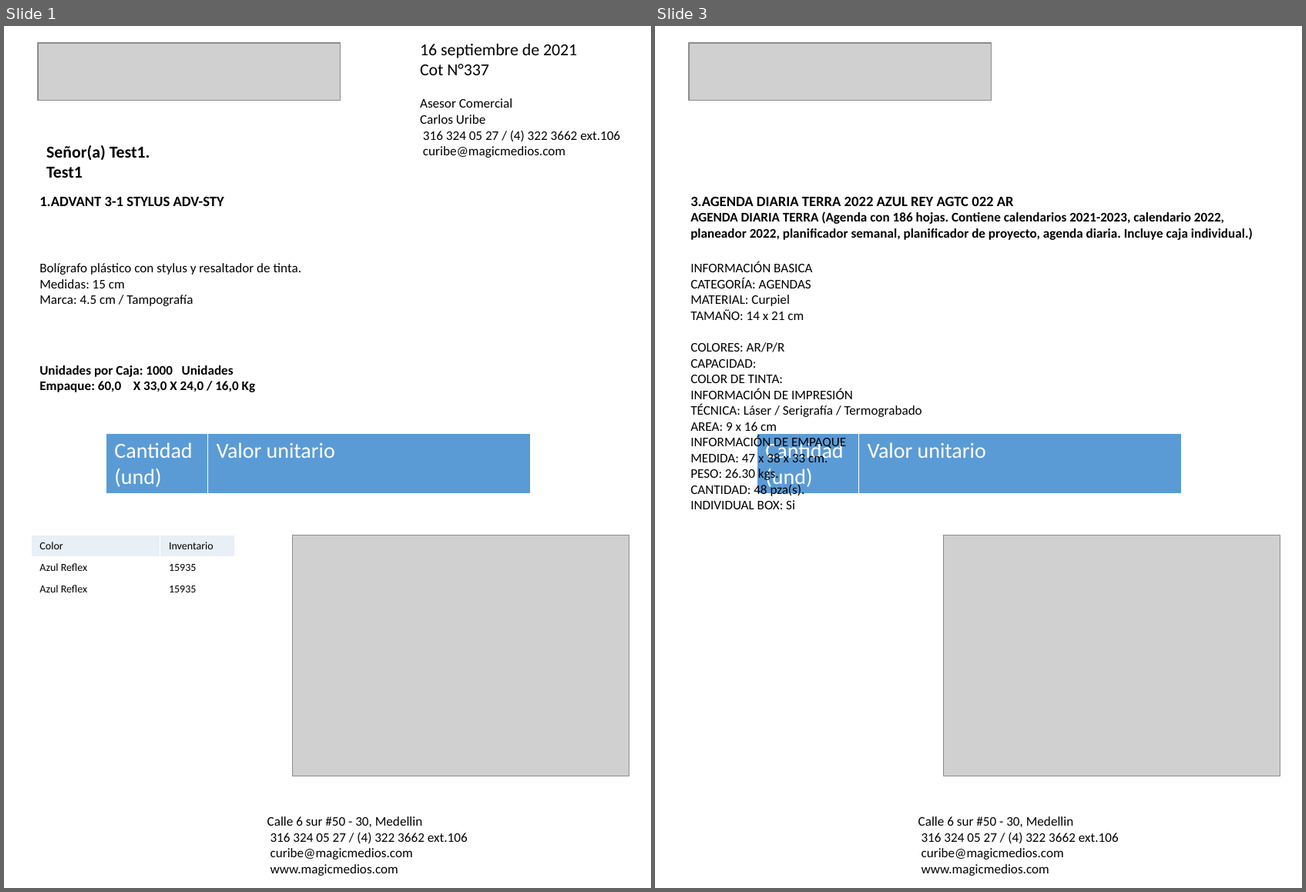
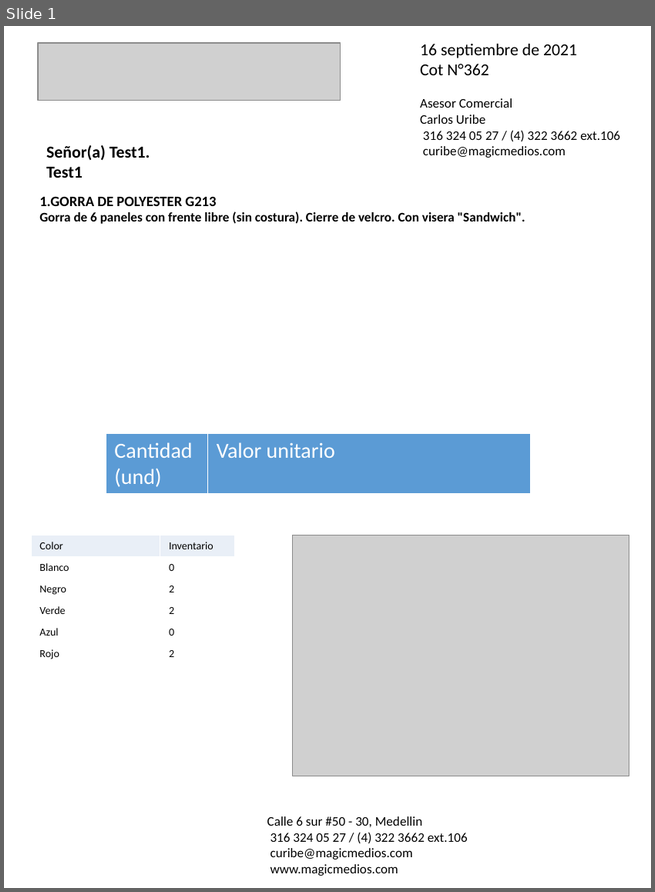
Before and after one commit to felipeospina21/MagicMedios, a slide deck: cotizaciones/cotización_Test1.pptx. Shown side by side, each under a label of ours: slides 1 and 3 before the commit, slide 1 after it; the slides between them are not shown. The pictures are 1306x892 and 655x892 pixels, drawn with LibreOffice and Linux fonts; fonts in the diff are those of the drawing; grey boxes stand for pictures. Boxes give left, top, right and bottom in pixels: in the first picture for what was removed or moved away, otherwise in the second. Text is boxed around its words. In the diff, an @@ line names an element or a change of style, - is before the commit and + after.

```diff
--- a/cotizaciones/cotización_Test1.pptx
+++ b/cotizaciones/cotización_Test1.pptx
@@ slide 3 removed at [655,26,1302,888], background #FFFFFF @@
@@ picture removed at [689,43,991,101] @@
@@ text removed at [690,196,1014,206] @@
-3.AGENDA DIARIA TERRA 2022 AZUL REY AGTC 022 AR
@@ text removed at [690,212,1253,240] @@
-AGENDA DIARIA TERRA (Agenda con 186 hojas. Contiene calendarios 2021-2023, calendario 2022, planeador 2022, planificador semanal, planificador de proyecto, agenda diaria. Incluye caja individual.)
@@ text removed at [690,262,922,510] @@
-INFORMACIÓN BASICA
-CATEGORÍA: AGENDAS
-MATERIAL: Curpiel
-TAMAÑO: 14 x 21 cm
-COLORES: AR/P/R
-CAPACIDAD:
-COLOR DE TINTA:
-INFORMACIÓN DE IMPRESIÓN
-TÉCNICA: Láser / Serigrafía / Termograbado
-AREA: 9 x 16 cm
-INFORMACIÓN DE EMPAQUE
-MEDIDA: 47 x 38 x 33 cm.
-PESO: 26.30 kgs.
-CANTIDAD: 48 pza(s).
-INDIVIDUAL BOX: Si
@@ table removed at [757,433,1181,493], 3 rows, 2 columns @@
-Cantidad (und) | Valor unitario
- | 
- | 
@@ picture removed at [944,536,1280,778] @@
@@ text removed at [918,817,1119,876] @@
-Calle 6 sur #50 - 30, Medellin
-316 324 05 27 / (4) 322 3662 ext.106
-curibe@magicmedios.com
-www.magicmedios.com
@@ slide 1 changed as well @@
@@ text at [420,64,489,75]: text changed @@
-Cot N°337
+Cot N°362
@@ text at [39,196,216,206]: text changed @@
-1.ADVANT 3-1 STYLUS ADV-STY
+1.GORRA DE POLYESTER G213
@@ text added at [39,212,525,224], 11 pt, text #000000, bold @@
+Gorra de 6 paneles con frente libre (sin costura). Cierre de velcro. Con visera "Sandwich".
@@ text removed at [39,263,301,306] @@
-Bolígrafo plástico con stylus y resaltador de tinta.
-Medidas: 15 cm
-Marca: 4.5 cm / Tampografía
@@ text removed at [39,366,255,393] @@
-Unidades por Caja: 1000 Unidades
-Empaque: 60,0 X 33,0 X 24,0 / 16,0 Kg
@@ table at [31,536,235,663] @@
-row 2: Azul Reflex | 15935
-row 3: Azul Reflex | 15935
+row 2: Blanco | 0
+row 3: Negro | 2
+row 4: Verde | 2
+row 5: Azul | 0
+row 6: Rojo | 2
```
Also in this commit, not shown: 1 other slide removed, 9 other files.
